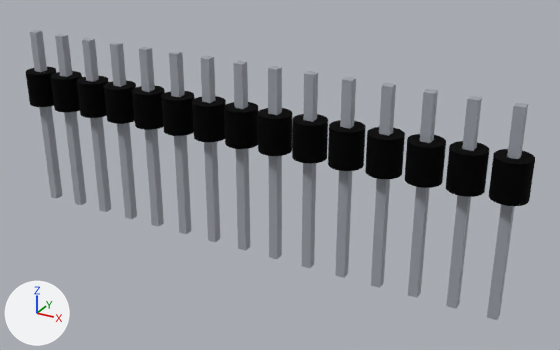
Two versions of the glTF model parts/pin-header-1x15/pin-header-1x15.glb, one commit apart.
One viewpoint serves both versions: a 50 mm camera at (0.0257, -0.0414, 0.019) aimed at (0.0024, 0.0009, -0.0022). Every picture has the same lights, and +X, +Y and +Z are marked at lower left. The older version comes first. Where no turn or scale is listed for an object, it has been applied to the vertices.
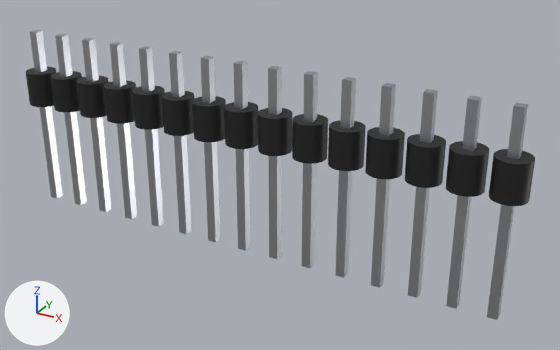
Boxes (x1, y1, x2, y2) around the edits, measured in the pictures (560 x 350 px):
'pin-15', surface changed: (487, 102, 528, 320) in both
'pin-14', surface changed: (446, 96, 482, 309) in both
'pin-13', surface changed: (408, 89, 438, 298) in both
'pin-12', surface changed: (371, 83, 396, 288) in both
'housing-15', surface changed (lighter): (489, 149, 535, 206) in both
'pin-11', surface changed: (335, 77, 356, 278) in both
'pin-10', surface changed: (302, 71, 318, 268) in both
'pin-9', surface changed: (268, 66, 282, 259) in both
'housing-14', surface changed (lighter): (446, 141, 489, 197) in both
'pin-8', surface changed: (233, 61, 250, 251) in both
'pin-7', surface changed: (200, 56, 220, 242) in both
'housing-13', surface changed (lighter): (405, 134, 446, 188) in both
'pin-6', surface changed: (169, 51, 192, 234) in both
'pin-5', surface changed: (139, 46, 164, 227) in both
'housing-12', surface changed (lighter): (365, 127, 405, 179) in both
'pin-4', surface changed: (110, 42, 137, 219) in both
'pin-3', surface changed: (82, 38, 111, 212) in both
'housing-11', surface changed (lighter): (328, 120, 366, 171) in both
'pin-2', surface changed: (55, 34, 86, 205) in both
'pin-1', surface changed: (30, 30, 63, 199) in both
'housing-10', surface changed (lighter): (292, 114, 328, 164) in both
'housing-9', surface changed (lighter): (258, 108, 292, 156) in both
'housing-8', surface changed (lighter): (224, 102, 258, 149) in both
'housing-7', surface changed (lighter): (192, 96, 226, 142) in both
'housing-6', surface changed (lighter): (162, 91, 195, 136) in both
'housing-5', surface changed (lighter): (132, 86, 165, 130) in both
'housing-4', surface changed (lighter): (104, 81, 136, 124) in both
'housing-3', surface changed (lighter): (77, 76, 108, 118) in both
'housing-2', surface changed (lighter): (51, 71, 82, 112) in both
'housing-1', surface changed (lighter): (26, 67, 57, 107) in both

The change, as a list of edits to the scene's bpy script:
```text
Change mat_mat_0:
    mat_mat_0.metallic: 1.0 -> 0.0
    mat_mat_0.roughness: 1.0 -> 0.52
Change mat_mat_1:
    mat_mat_1.roughness: 1.0 -> 0.36
```
